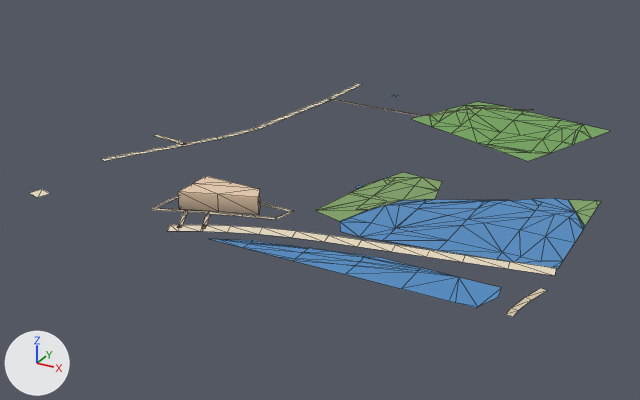
The glTF model public/assets/bengaluru-region-v1/tiles/t44_0-l0.glb as it was, and as the next commit left it.
Both versions are drawn from a camera (50 mm lens) standing at (22642.0, -573.0, 349.0) and looking at (22214.0, 203.0, -40.0). Every picture has the same lights, and +X, +Y and +Z are marked at lower left. The older version comes first. Mesh edges are drawn as thin lines.

Script lines for the objects in view, before the commit:
```python
me_building = bpy.data.meshes.new('building')
me_building.from_pydata(...)  # 14 vertices, 19 faces; spans x 150.6..224.0, y 40.4..85.6, z 0.0..18.0
me_building.materials.append(mat_building)
me_ground = bpy.data.meshes.new('ground')
me_ground.from_pydata(...)  # 254 vertices, 265 faces; spans x -4.0..503.0, y -7.0..501.0, z 1.0
me_ground.materials.append(mat_ground)
# before: 4 (180.0, 48.0, 1.0) at pixel (209, 211), 5 (183.0, 43.0, 1.0) at pixel (208, 213)
# before: 138 (-4.0, 104.0, 1.0) at pixel (100, 158), 139 (4.0, 101.0, 1.0) at pixel (103, 161)
# before: 172 (108.0, 445.0, 1.0) at pixel (337, 93), 173 (116.0, 445.0, 1.0) at pixel (342, 94), 174 (109.0, 473.0, 1.0) at pixel (347, 88), 175 (117.0, 472.0, 1.0) at pixel (352, 89), 176 (111.0, 500.0, 1.0) at pixel (357, 83)
# before: 177 (119.0, 500.0, 1.0) at pixel (362, 84)
me_water = bpy.data.meshes.new('water')
me_water.from_pydata(...)  # 117 vertices, 155 faces; spans x 176.0..500.0, y 0.0..478.0, z 0.0
me_water.materials.append(mat_water)
ob_building = bpy.data.objects.new('building', me_building)
ob_building.location = (22000.0, 0.0, 0.0)
ob_ground = bpy.data.objects.new('ground', me_ground)
ob_ground.location = (22000.0, 0.0, 0.0)
ob_water = bpy.data.objects.new('water', me_water)
ob_water.location = (22000.0, 0.0, 0.0)
```
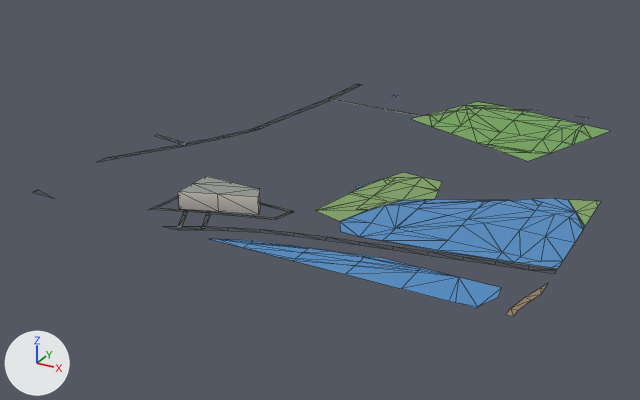
What differs and where, as boxes [x1, y1, x2, y2] in the pictures (640 x 400 px; the box of a moved part takes in the faces that stretch with it):
'ground', reshaped
    before: [30, 84, 609, 317]
    after: [33, 84, 609, 317]
part 1 of me_building, recoloured (beige to light grey)
    both: [178, 176, 260, 215]
part 2 of me_ground, rebuilt (8% shorter)
    before: [168, 225, 556, 276]
    after: [164, 226, 556, 273]
part 3 of me_ground, deleted
    before: [30, 189, 50, 197]
part 4 of me_ground, moved or reshaped
    both: [206, 211, 242, 216]
part 5 of me_ground, reshaped
    before: [102, 156, 116, 161]
    after: [33, 156, 116, 198]
part 6 of me_ground, moved or reshaped
    both: [327, 84, 362, 99]
part 7 of me_ground, moved or reshaped
    before: [506, 288, 547, 317]
    after: [506, 283, 548, 317]
part 8 of me_ground, recoloured
    both: [103, 93, 531, 310]

The change, as a list of edits to the scene's bpy script:
```text
Change me_building:
    used by ob_building; location = (22000.0, 0.0, 0.0)
    remove me_building.from_pydata(...)  # 14 vertices, 19 faces; spans x 150.6..224.0, y 40.4..85.6, z 0.0..18.0
    add me_building.from_pydata(...)  # 14 vertices, 24 faces; spans x 150.6..224.0, y 40.4..85.6, z 0.0..18.0
    me_building part 1: 19 kept faces spanning x 150.6..224.0, y 40.4..85.6, z 0.0..18.0 get new vertex colours; the middle colour goes from beige #d4baa1 to light grey #c3beb5
    edits to the shape of me_building do not show in these pictures
Change me_ground:
    used by ob_ground; location = (22000.0, 0.0, 0.0)
    verts and faces of me_ground; kept vertices keep their numbers, new ones are numbered from 254
    remove me_ground.from_pydata(...)  # 254 vertices, 265 faces; spans x -4.0..503.0, y -7.0..501.0, z 1.0
    add me_ground.from_pydata(...)  # 264 vertices, 273 faces; spans x 0.0..500.0, y 0.0..500.0, z 1.0
    me_ground part 2: the loose piece of 28 vertices spanning x 166.0..501.0, y -6.0..93.0, z 1.0 is rebuilt with 30 vertices and now spans x 162.0..500.0, y 0.0..89.0, z 1.0
    me_ground part 3: the loose piece of 4 vertices spanning x -2.0..18.0, y -7.0..11.0, z 1.0 is deleted
    me_ground part 4
    add verts[5] = (185.0, 44.0, 1.0)  # moved, pixel (210, 213)
    add verts[4] = (179.0, 46.0, 1.0)  # moved, pixel (207, 211)
    me_ground part 5
    add verts[138] = (0.0, 111.0, 1.0)  # moved, pixel (107, 157)
    add verts[139] = (0.0, 94.0, 1.0)  # moved
    add verts[262] = (0.0, 8.0, 1.0)  # pixel (38, 189)
    add verts[263] = (0.0, 1.0, 1.0)  # pixel (32, 192)
    add verts[264] = (2.0, 0.0, 1.0)  # pixel (33, 192)
    add verts[265] = (29.0, 0.0, 1.0)  # pixel (54, 198)
    add verts[266] = (29.0, 0.0, 1.0)  # pixel (54, 198)
    add verts[267] = (30.0, 0.0, 1.0)  # pixel (54, 198)
    add faces += [(262, 263, 264), (262, 264, 265), (262, 265, 266), (265, 267, 266)]
    me_ground part 6
    add delete_vertices([174, 175])  # with the faces that use them
    add verts[173] = (116.0, 455.0, 1.0)  # moved, pixel (346, 92)
    add verts[172] = (108.0, 455.0, 1.0)  # moved, pixel (341, 91)
    add verts[254] = (118.0, 492.0, 1.0)  # pixel (359, 85)
    add verts[255] = (110.0, 493.0, 1.0)  # pixel (354, 84)
    add faces += [(172, 173, 254), (172, 254, 255), (176, 255, 254), (176, 254, 177)]
    me_ground part 7
    2 vertices are removed from x 497.0..503.0, y 52.0..53.0, z 1.0
    6 faces are deleted
    1 vertex moves from x 503.0, y 52.0, z 1.0 to x 500.0, y 53.0, z 1.0
    2 vertices are added at (500.0, 65.0, 1.0), (500.0, 43.0, 1.0)
    6 new faces join them
    me_ground part 8: 94 kept faces spanning x 0.0..496.0, y 3.0..500.0, z 1.0 get new vertex colours; the middle colour goes from beige #d7c9ae to dark grey #535556
    other edits to the shape of me_ground do not show in these pictures
```
